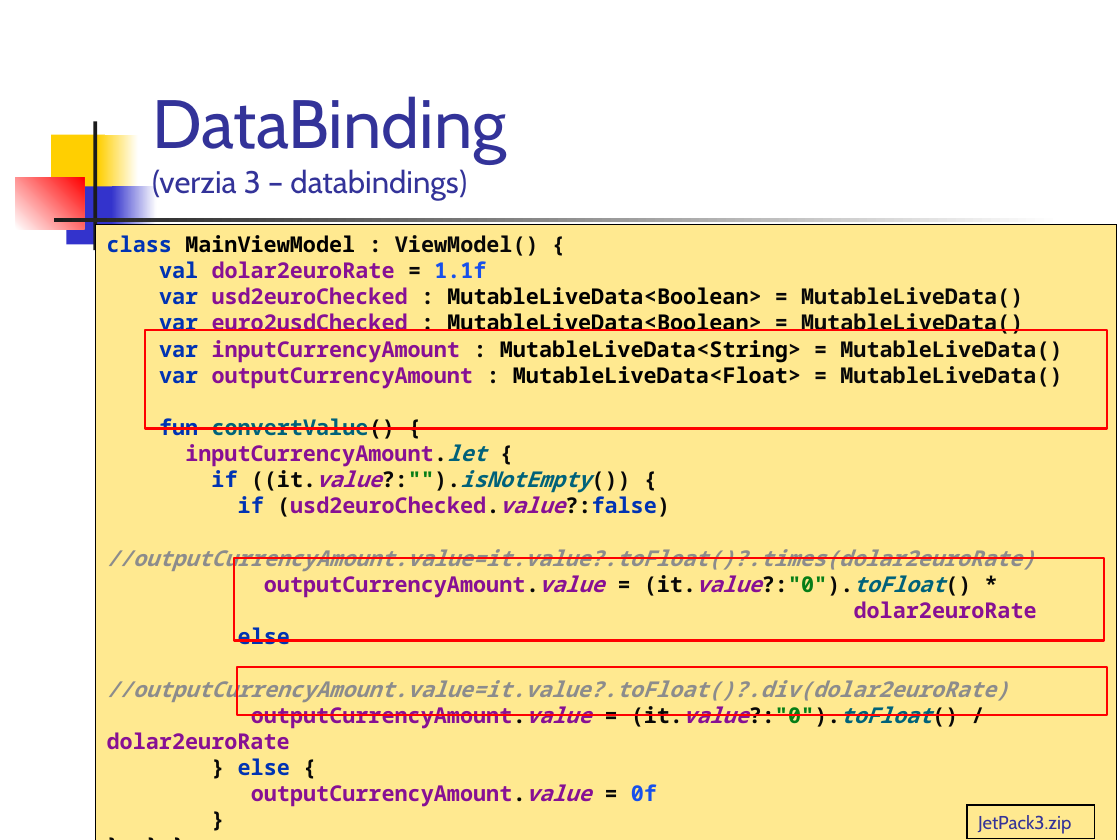
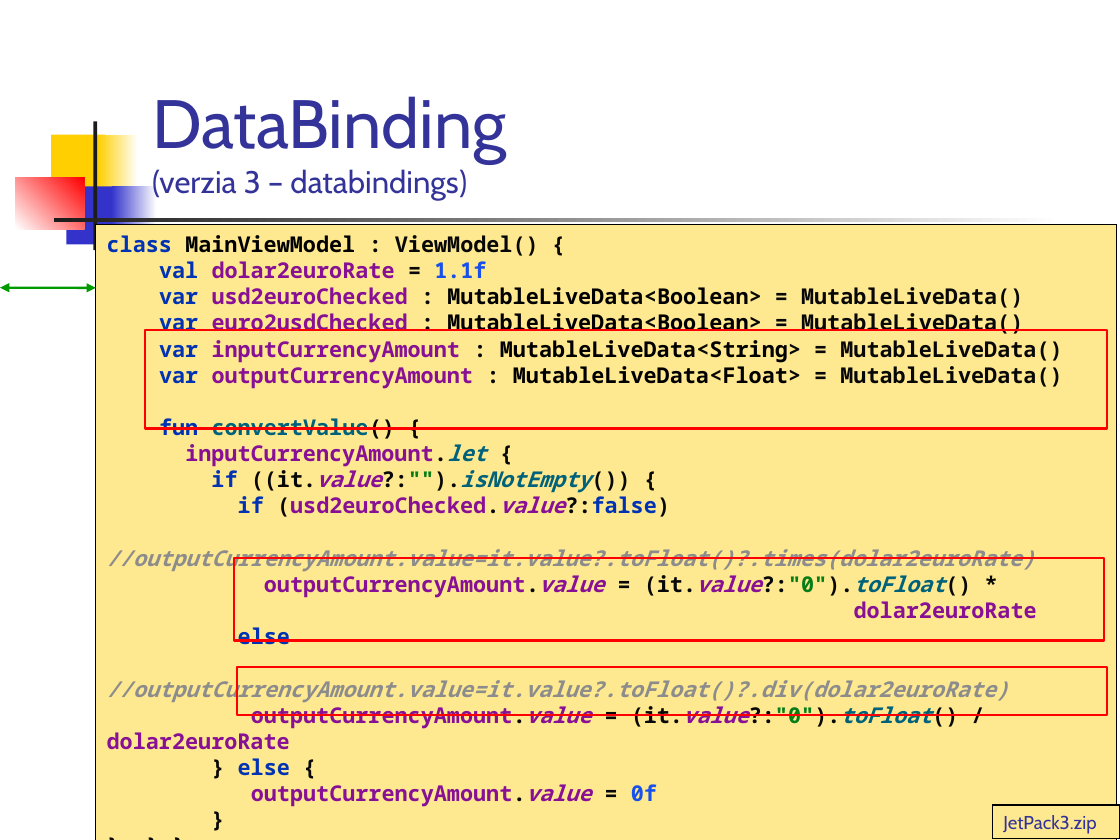
Before and after one commit to vmandro/Prednasky, a slide deck: slide 23 of 07/07_Android.ppt (slide 16 before the commit). Drawn at 1120x840 pixels with LibreOffice and Linux fonts; fonts in the diff are those of the drawing; grey boxes stand for pictures. Boxes give left, top, right and bottom in pixels: in the first picture for what was removed or moved away, otherwise in the second. Text is boxed around its words. In the diff, an @@ line names an element or a change of style, - is before the commit and + after.

```diff
--- a/07/07_Android.ppt
+++ b/07/07_Android.ppt
@@ double arrow added from (0, 288) to (96, 288), #009900 1.5 pt @@
@@ rectangle "JetPack3.zip": place and size @@
-rectangle "JetPack3.zip" at (967, 805, 1094, 839)
+rectangle "JetPack3.zip" at (992, 805, 1120, 839)
```
Also in this commit, not shown: 14 other slides changed, 14 slides added, 2 slides removed, 1 other file.
